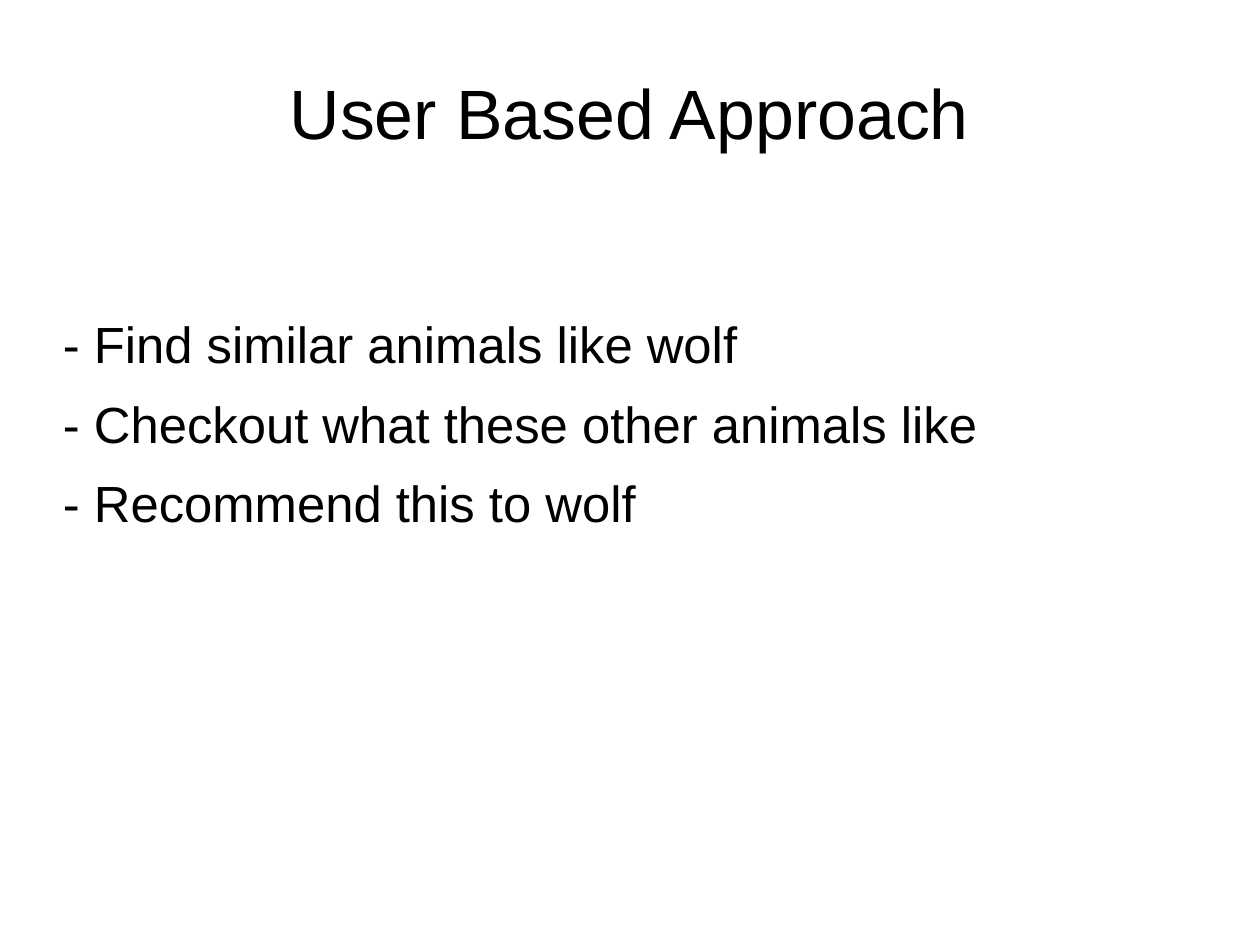
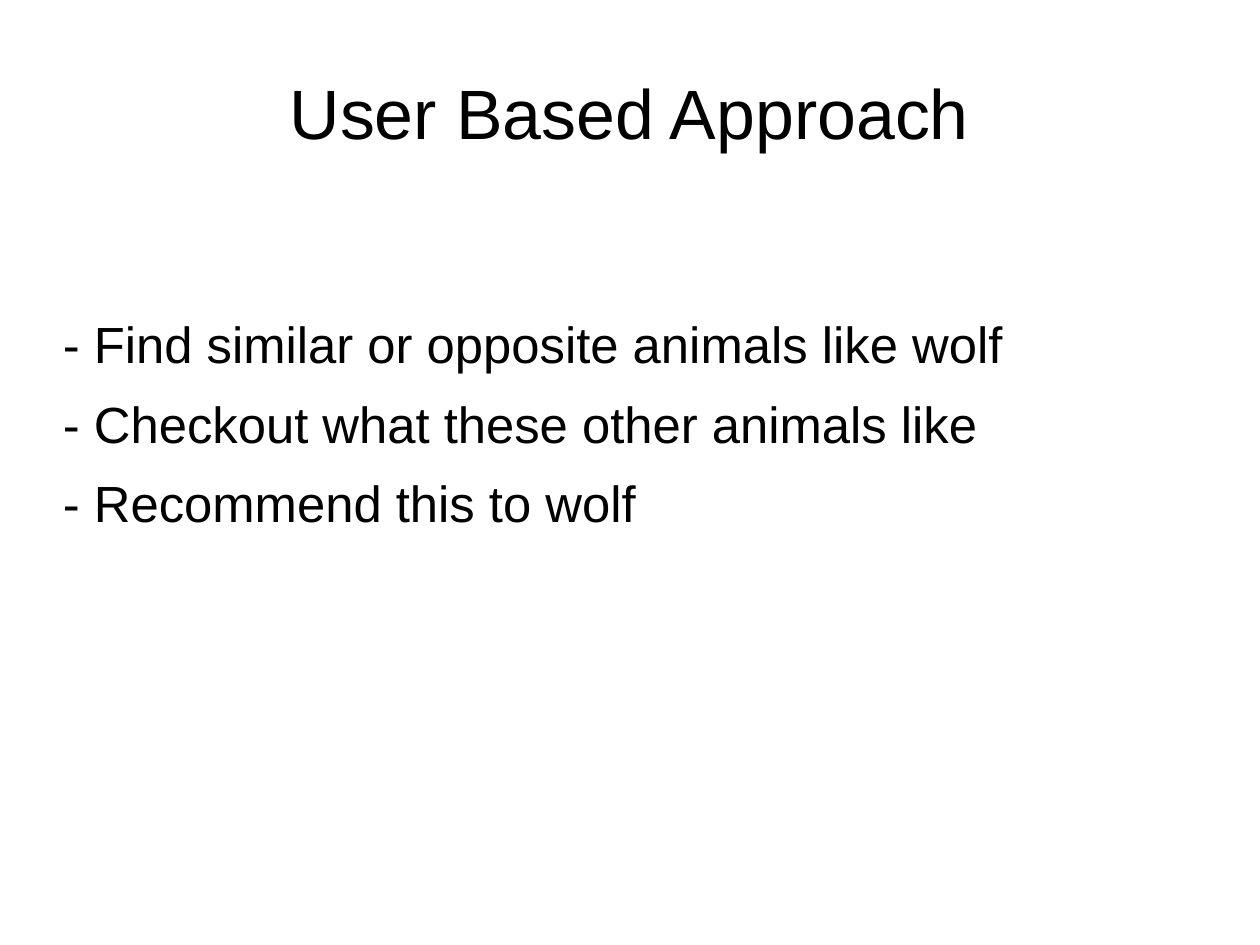
Before and after one commit to ManuelB/facebook-recommender-demo, a slide deck: slide 23 of docs/Talk-BedCon-Berlin-2012.odp (slide 20 before the commit). Drawn at 1260x945 pixels with LibreOffice and Linux fonts; fonts in the diff are those of the drawing; background and template pictures are left out. Boxes give left, top, right and bottom in pixels: in the first picture for what was removed or moved away, otherwise in the second. Text is boxed around its words. In the diff, an @@ line names an element or a change of style, - is before the commit and + after.

```diff
--- a/docs/Talk-BedCon-Berlin-2012.odp
+++ b/docs/Talk-BedCon-Berlin-2012.odp
@@ text at (94,326,1002,374): text changed @@
-- Find similar animals like wolf
+- Find similar or opposite animals like wolf
```
Also in this commit, not shown: 8 other slides changed, 11 slides added, 2 slides removed, 7 other files.
